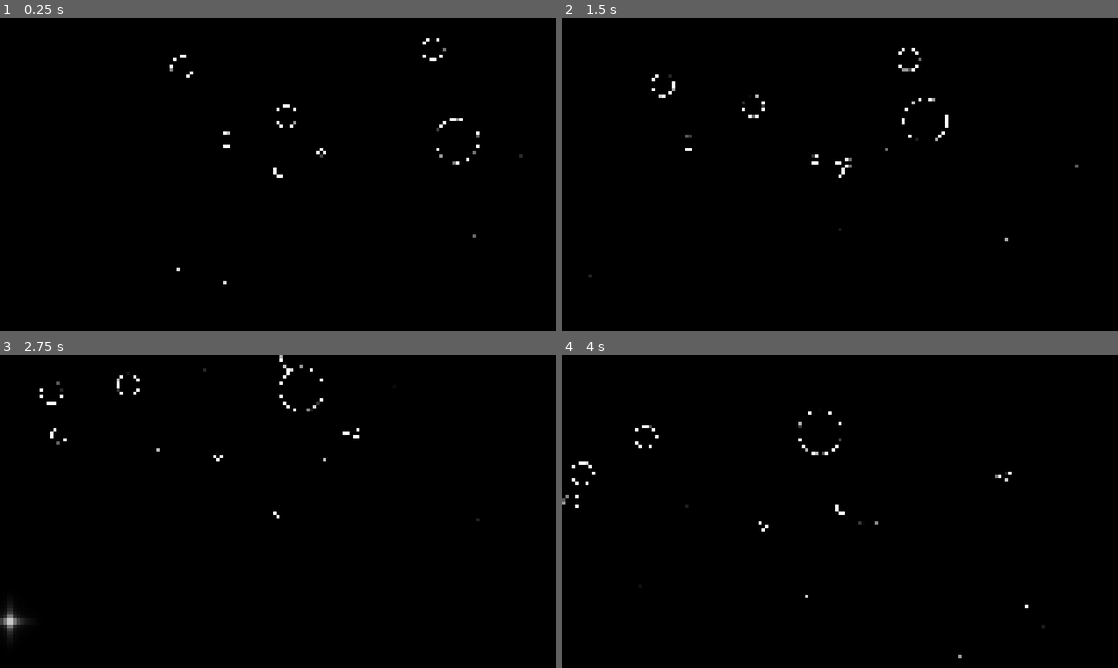
Above: before the commit, frames 1-4 (two rows, left to right).
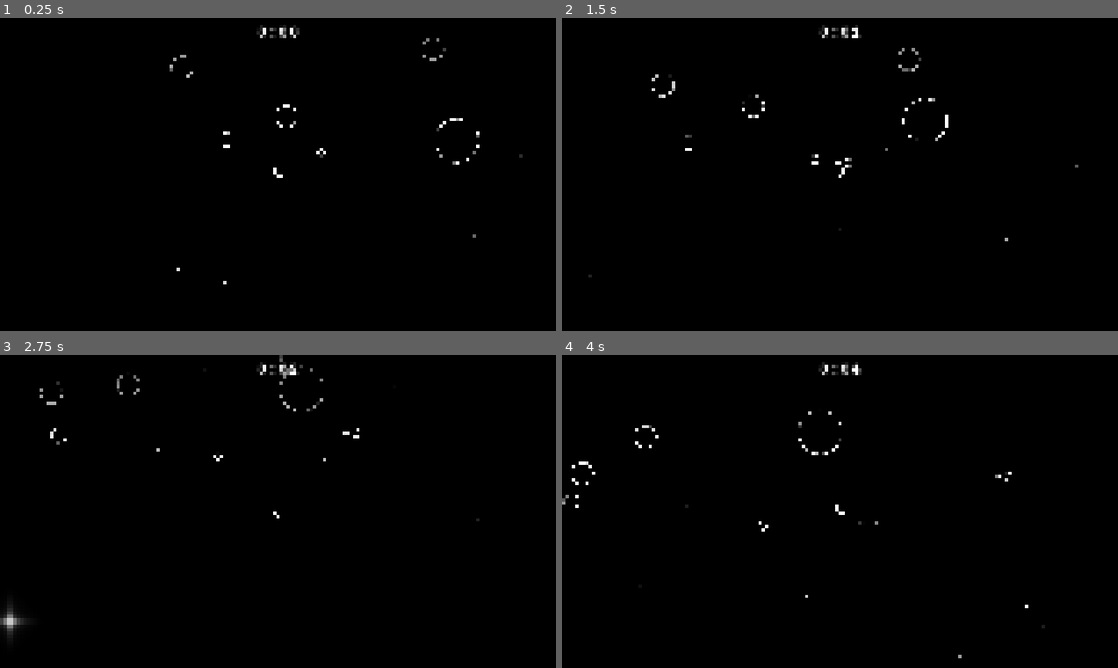
Above: after the commit, the same moments.

Repository: bleov/asteroids
Game: Godot game, scene res://Scenes/Game.tscn
The game is run twice, just before and just after one commit, with the same random seed, the same clock (stepped at 60 frames per second) and the same inputs.
Inputs (mouse positions are in pixels of both pictures, inside the frame that each line leads up to):
- Up to frame 1 (0.25 s): no input
- Up to frame 2 (1.5 s): move the mouse to (962, 158) at 0.52 s; hold D (move_right) 0.53-1.28 s; hold Ctrl (fast) 0.53-1.28 s; move the mouse to (728, 190) at 1.27 s; hold S (move_down) from 1.28 s (still down); tap Ctrl (fast) at 1.35 s
- Up to frame 3 (2.75 s): move the mouse to (333, 442) at 2.02 s; release S (move_down) at 2.03 s; press the mouse at (333, 442) at 2.03 s; hold D (move_right) from 2.03 s (still down); tap Ctrl (fast) at 2.3 s
- Up to frame 4 (4 s): move the mouse to (812, 574) at 2.77 s; release D (move_right) at 2.78 s; release the mouse at (812, 574) at 2.78 s; hold W (move_up) 2.78-3.53 s; tap Shift (slow) at 2.85 s; tap Ctrl (fast) at 3.05 s; move the mouse to (1006, 558) at 3.52 s; hold A (move_left) from 3.53 s (still down); hold Ctrl (fast) from 3.53 s (still down)

The runs differ from the first frame. In frame 1, 0.3% of the frame differs, in the area x 30-81%, y 2-20%; in frame 2, 0.3%; in frame 3, 0.4%, in the area x 7-65%, y 0-26%; in frame 4, 0.2%.

Commit message:
feat: time and very basic waves

Diff:
--- a/Scenes/Game.tscn
+++ b/Scenes/Game.tscn
@@ -1,12 +1,33 @@
 [gd_scene format=3 uid="uid://b2tb5tl3ji8xt"]
 
+[ext_resource type="Script" uid="uid://omhb38qkqffr" path="res://Scripts/game.gd" id="1_bf53h"]
 [ext_resource type="PackedScene" uid="uid://rk784n2apwl3" path="res://Scenes/Player.tscn" id="1_iukft"]
 [ext_resource type="Script" uid="uid://bybie1i78oqju" path="res://Scripts/bounds.gd" id="1_j5yw3"]
 [ext_resource type="Theme" uid="uid://dqnawhsdtqm00" path="res://Assets/Themes/Default.tres" id="2_7lihs"]
 [ext_resource type="Shader" uid="uid://bqjrdndg2c3yy" path="res://Shaders/Background.gdshader" id="2_b2bpf"]
 [ext_resource type="Script" uid="uid://dsfqp3pavh8p4" path="res://Scripts/camera.gd" id="2_gl6un"]
+[ext_resource type="FontFile" uid="uid://cf6jrlnrlmlwc" path="res://Assets/Fonts/CourierPrime-Regular.ttf" id="3_bf53h"]
 [ext_resource type="Script" uid="uid://d20kak10kcij4" path="res://Scripts/minimap.gd" id="3_fgofq"]
+[ext_resource type="FontFile" uid="uid://ctge2soedoydp" path="res://Assets/Fonts/CourierPrime-Bold.ttf" id="4_2irst"]
 [ext_resource type="PackedScene" uid="uid://dcdy0keaioo6l" path="res://Scenes/Enemy.tscn" id="4_kldst"]
+
+[sub_resource type="Gradient" id="Gradient_2irst"]
+offsets = PackedFloat32Array(0, 0.7108434, 1)
+colors = PackedColorArray(0, 0, 0, 0, 0, 0, 0, 0, 0, 0, 0, 0.64705884)
+
+[sub_resource type="GradientTexture2D" id="GradientTexture2D_bf53h"]
+gradient = SubResource("Gradient_2irst")
+fill_from = Vector2(0, 1)
+fill_to = Vector2(0, 0)
+
+[sub_resource type="LabelSettings" id="LabelSettings_bf53h"]
+font = ExtResource("4_2irst")
+font_size = 120
+shadow_size = 5
+
+[sub_resource type="LabelSettings" id="LabelSettings_71axn"]
+font = ExtResource("3_bf53h")
+font_size = 80
 
 [sub_resource type="ShaderMaterial" id="ShaderMaterial_7lihs"]
 shader = ExtResource("2_b2bpf")
@@ -32,22 +53,51 @@
 fill_from = Vector2(0.5, 0.5)
 
 [node name="Game" type="Node2D" unique_id=2047278801]
+script = ExtResource("1_bf53h")
 
 [node name="Camera2D" type="Camera2D" parent="." unique_id=1944335260]
 zoom = Vector2(1.25, 1.25)
 limit_enabled = false
 script = ExtResource("2_gl6un")
 
+[node name="Timers" type="Node" parent="." unique_id=1979913018]
+
+[node name="Second" type="Timer" parent="Timers" unique_id=986326752]
+autostart = true
+
 [node name="UI" type="CanvasLayer" parent="." unique_id=1888736919]
 
-[node name="Container" type="Control" parent="UI" unique_id=1170368936]
+[node name="HUD" type="Control" parent="UI" unique_id=1170368936]
 layout_mode = 3
 anchors_preset = 0
 offset_right = 3840.0
 offset_bottom = 2160.0
 metadata/_edit_lock_ = true
 
-[node name="Minimap" type="Panel" parent="UI/Container" unique_id=1902765855]
+[node name="ColorRect" type="TextureRect" parent="UI/HUD" unique_id=1978094222]
+layout_mode = 1
+anchors_preset = 15
+anchor_right = 1.0
+anchor_bottom = 1.0
+grow_horizontal = 2
+grow_vertical = 2
+texture = SubResource("GradientTexture2D_bf53h")
+
+[node name="Time" type="Label" parent="UI/HUD" unique_id=335190379]
+layout_mode = 1
+anchors_preset = 5
+anchor_left = 0.5
+anchor_right = 0.5
+offset_left = -144.0
+offset_top = 35.0
+offset_right = 144.0
+offset_bottom = 171.0
+grow_horizontal = 2
+text = "0:00"
+label_settings = SubResource("LabelSettings_bf53h")
+
+[node name="Minimap" type="Panel" parent="UI/HUD" unique_id=1902765855]
+visible = false
 layout_mode = 1
 anchors_preset = 3
 anchor_left = 1.0
@@ -63,6 +113,65 @@
 theme = ExtResource("2_7lihs")
 script = ExtResource("3_fgofq")
 
+[node name="LevelUp" type="Control" parent="UI" unique_id=543991212]
+visible = false
+layout_mode = 3
+anchors_preset = 0
+offset_right = 3840.0
+offset_bottom = 2160.0
+metadata/_edit_lock_ = true
+
+[node name="ColorRect" type="ColorRect" parent="UI/LevelUp" unique_id=130395700]
+layout_mode = 1
+anchors_preset = 15
+anchor_right = 1.0
+anchor_bottom = 1.0
+grow_horizontal = 2
+grow_vertical = 2
+color = Color(0, 0, 0, 0.3137255)
+
+[node name="Panel" type="Panel" parent="UI/LevelUp" unique_id=1439577763]
+layout_mode = 1
+anchors_preset = 8
+anchor_left = 0.5
+anchor_top = 0.5
+anchor_right = 0.5
+anchor_bottom = 0.5
+offset_left = -504.0
+offset_top = -504.0
+offset_right = 504.0
+offset_bottom = 504.0
+grow_horizontal = 2
+grow_vertical = 2
+
+[node name="Title" type="Label" parent="UI/LevelUp/Panel" unique_id=1864512531]
+layout_mode = 1
+anchors_preset = 10
+anchor_right = 1.0
+offset_bottom = 124.0
+grow_horizontal = 2
+text = "Level Up!"
+label_settings = SubResource("LabelSettings_71axn")
+horizontal_alignment = 1
+vertical_alignment = 2
+
+[node name="Upgrades" type="VBoxContainer" parent="UI/LevelUp/Panel" unique_id=420176358]
+layout_mode = 1
+anchors_preset = 12
+anchor_top = 1.0
+anchor_right = 1.0
+anchor_bottom = 1.0
+offset_top = -854.0
+grow_horizontal = 2
+grow_vertical = 0
+alignment = 1
+
+[node name="Button" type="Button" parent="UI/LevelUp/Panel/Upgrades" unique_id=1338058981]
+layout_mode = 2
+text = "Projectile Speed
+Bullets fly faster
+0/3"
+
 [node name="Bounds" type="Control" parent="." unique_id=1409193031]
 material = SubResource("ShaderMaterial_7lihs")
 layout_mode = 3
@@ -104,6 +213,7 @@
 grow_horizontal = 2
 grow_vertical = 2
 texture = SubResource("GradientTexture2D_7lihs")
+metadata/_edit_lock_ = true
 
 [node name="Bullets" type="Node" parent="." unique_id=1412283500]
 
@@ -133,3 +243,5 @@
 level = 6
 
 [node name="Player" parent="." unique_id=1671592110 instance=ExtResource("1_iukft")]
+
+[connection signal="timeout" from="Timers/Second" to="." method="_on_second_timeout"]
--- /dev/null
+++ b/Scripts/game.gd
@@ -0,0 +1,25 @@
+extends Node2D
+
+@onready var time_label = $UI/HUD/Time;
+@onready var Enemies = $Enemies;
+
+@export var time = 0;
+
+var enemy_template = preload("res://Scenes/Enemy.tscn");
+
+const ENEMIES_PER_WAVE = 20;
+
+func spawn_wave(wave: int):
+	for i in ENEMIES_PER_WAVE * wave:
+		var enemy = enemy_template.instantiate();
+		enemy.level = randi_range(1, 6);
+		enemy.type = Enum.EnemyType.Asteroid
+		enemy.position = Vector2.ZERO;
+		Enemies.add_child(enemy);
+
+func _on_second_timeout():
+	time += 1;
+	time_label.text = Util.format_seconds(time);
+
+	if (time % 30 == 0):
+		spawn_wave(time / 30);
--- a/Scripts/util.gd
+++ b/Scripts/util.gd
@@ -2,3 +2,10 @@
 
 func set_timeout(time_secs: float, callback: Callable):
 	get_tree().create_timer(time_secs, false, false, false).timeout.connect(callback);
+
+func format_seconds(seconds: float) -> String:
+	var minutes := int(seconds) / 60
+	var secs := int(seconds) % 60
+	if (minutes < 10):
+		return "%d:%02d" % [minutes, secs]
+	return "%02d:%02d" % [minutes, secs]
Binary file added: Assets/Fonts/CourierPrime-Bold.ttf
Not shown, added: Assets/Fonts/CourierPrime-Bold.ttf.import
Binary file added: Assets/Fonts/CourierPrime-BoldItalic.ttf
Not shown, added: Assets/Fonts/CourierPrime-BoldItalic.ttf.import
Binary file added: Assets/Fonts/CourierPrime-Italic.ttf
Not shown, added: Assets/Fonts/CourierPrime-Italic.ttf.import
Binary file added: Assets/Fonts/CourierPrime-Regular.ttf
Not shown, added: Assets/Fonts/CourierPrime-Regular.ttf.import
Not shown, added: Scripts/game.gd.uid
